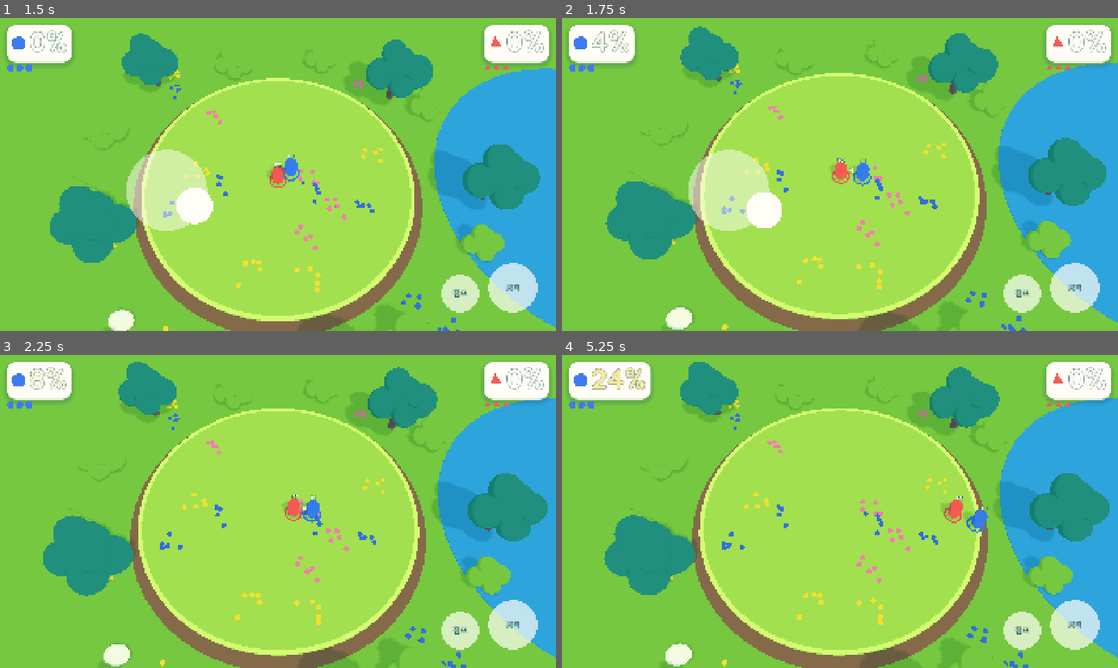
Above: before the commit, frames 1-4 (two rows, left to right).
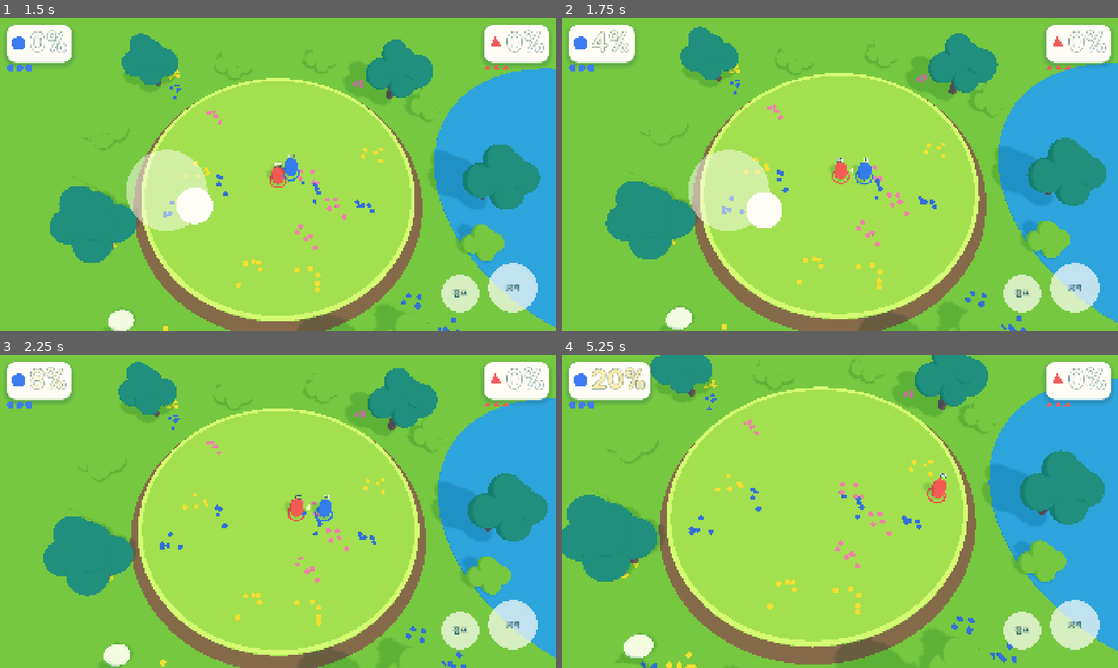
Above: after the commit, the same moments.

Repository: UICHEOL-HWANG/TheBrawlGuys
Game: Godot game, scene res://src/main/main.tscn
Same seed, same stepped clock (60 frames per second), same inputs: the game is played once before the commit and once after it.
Inputs (mouse positions are in pixels of both pictures, inside the frame that each line leads up to):
- Up to frame 1 (1.5 s): tap Enter (ui_accept) at 0.5 s; move the mouse to (400, 158) at 0.52 s; hold D (p1_right) 0.53-1.25 s; tap Space (p1_jump) at 0.6, 0.77, 1.07 s; click (400, 158) at 0.67 s; drag from (166, 190) to (250, 237) at 1.27 s
- Up to frame 2 (1.75 s): no input
- Up to frame 3 (2.25 s): move the mouse to (333, 442) at 2.02 s; hold D (p1_right) from 2.03 s (still down); tap L (p1_guard) at 2.1 s
- Up to frame 4 (5.25 s): tap Space (p1_jump) at 2.3, 3.77, 3.8, 4.07 s; release D (p1_right) at 2.75 s; drag from (812, 574) to (673, 464) at 2.77 s; move the mouse to (1006, 558) at 3.52 s; hold A (p1_left) 3.53-4.25 s; tap J (p1_light) at 3.6 s; drag from (673, 464) to (756, 433) at 4.27 s; move the mouse to (867, 511) at 5.02 s; hold S (p1_down) from 5.03 s (still down); tap Alt at 5.1 s; click (867, 511) at 5.17 s

Frame 1 is identical in both runs. In frame 2, 0.6% of the frame differs, in the area x 7-100%, y 4-99%; in frame 3, 0.9%; in frame 4, 29%, in the area x 0-100%, y 0-100%.

Commit message:
feat: tune knockback for ring-outs and add sim/latency measurements
global_knockback_mul raised to 1.7 so a 100% light hit from mid-arena rings out;
replay golden hash regenerated (2040644093 -> 2573264149) because the default config changed.

Co-Authored-By: Claude Sonnet 5.5 <noreply@anthropic.com>

Diff:
--- /dev/null
+++ b/scripts/bench_sim.gd
@@ -0,0 +1,30 @@
+extends SceneTree
+## Sim cost per tick for a 4-fighter bot match (PRD-NFR-02: <= 2 ms/tick on target mobile).
+## Run: godot --headless --path . -s res://scripts/bench_sim.gd
+
+const PLAYERS := 4
+const TICKS := 600
+const SEED := 3
+
+
+func _init() -> void:
+	var config := GameConfig.new()
+	var world := World.new(config, SEED, PLAYERS)
+	var bots: Array[BotController] = []
+	for i: int in PLAYERS:
+		bots.append(BotController.new(i, config))
+	var total := 0
+	var worst := 0
+	for t: int in TICKS:
+		var view := world.state_view()
+		var inputs: Array[InputFrame] = []
+		for b: BotController in bots:
+			inputs.append(b.sample(view))
+		var started := Time.get_ticks_usec()
+		world.tick(inputs)
+		var cost := Time.get_ticks_usec() - started
+		total += cost
+		worst = maxi(worst, cost)
+	print("bench_sim: %d fighters, %d ticks, avg %.1f us/tick, worst %d us/tick" % [
+		PLAYERS, TICKS, float(total) / TICKS, worst])
+	quit(0)
--- /dev/null
+++ b/scripts/measure_input_latency.gd
@@ -0,0 +1,40 @@
+extends SceneTree
+## Frames from a jump key press to the local fighter leaving the ground, counting the frame that
+## draws it (PRD-NFR-03: <= 3). Run windowed so frame timing matches real play:
+##   godot --path . -s res://scripts/measure_input_latency.gd
+
+const MAIN_SCENE := "res://src/main/main.tscn"
+const WARMUP_FRAMES := 30
+const GIVE_UP_FRAMES := 30
+const LIFT := 0.01
+const BUDGET := 3
+
+var _main: Node
+var _frame: int = 0
+var _pressed_at: int = -1
+
+
+func _init() -> void:
+	_main = (load(MAIN_SCENE) as PackedScene).instantiate()
+	root.add_child(_main)
+	process_frame.connect(_on_frame)
+
+
+func _on_frame() -> void:
+	_frame += 1
+	if _frame == WARMUP_FRAMES:
+		Input.action_press("p1_jump")
+		_pressed_at = _frame
+		return
+	if _pressed_at < 0:
+		return
+	if _frame == _pressed_at + 1:
+		Input.action_release("p1_jump")
+	var w: World = _main.call("get_world")
+	if w.fighters[0].pos.y > LIFT:
+		var frames := _frame - _pressed_at + 1
+		print("measure_input_latency: %d frames (budget %d)" % [frames, BUDGET])
+		quit(0 if frames <= BUDGET else 1)
+	elif _frame - _pressed_at > GIVE_UP_FRAMES:
+		push_error("measure_input_latency: fighter never left the ground")
+		quit(1)
--- /dev/null
+++ b/scripts/tune_knockback.gd
@@ -0,0 +1,35 @@
+extends SceneTree
+## Finds the smallest global_knockback_mul for which FeelScenario rings out at 100%, and checks
+## the same value keeps a 0% hit on stage. Prints a recommended default with a safety margin.
+## Run: godot --headless --path . -s res://scripts/tune_knockback.gd
+
+const LOW := 0.5
+const HIGH := 10.0
+const ITERATIONS := 20
+const SAFETY := 1.15
+const ROUND_TO := 0.05
+
+
+func _init() -> void:
+	var lo := LOW
+	var hi := HIGH
+	if not _rings(hi, 100.0):
+		push_error("tune_knockback: even %.2f does not ring out at 100%%" % hi)
+		quit(1)
+		return
+	for i: int in ITERATIONS:
+		var mid := (lo + hi) * 0.5
+		if _rings(mid, 100.0):
+			hi = mid
+		else:
+			lo = mid
+	var recommended := snappedf(hi * SAFETY, ROUND_TO)
+	print("tune_knockback: minimum %.3f, recommended %.2f" % [hi, recommended])
+	print("tune_knockback: 0%% stays on stage at recommended: %s" % str(not _rings(recommended, 0.0)))
+	quit(0)
+
+
+func _rings(mul: float, damage: float) -> bool:
+	var c := GameConfig.new()
+	c.global_knockback_mul = mul
+	return FeelScenario.rings_out(c, damage)
--- a/src/config/game_config.gd
+++ b/src/config/game_config.gd
@@ -32,7 +32,7 @@
 @export_range(2.0, 40.0, 0.5) var blast_margin: float = 12.0
 
 @export_group("Knockback")
-@export_range(0.0, 10.0, 0.01) var global_knockback_mul: float = 1.0
+@export_range(0.0, 10.0, 0.01) var global_knockback_mul: float = 1.7
 @export_range(0.0, 0.2, 0.001) var hitstun_factor: float = 0.04
 @export_range(0.0, 0.3, 0.005) var hitstop_light: float = 0.06
 @export_range(0.0, 0.3, 0.005) var hitstop_heavy: float = 0.1
--- /dev/null
+++ b/src/debug/feel_scenario.gd
@@ -0,0 +1,28 @@
+class_name FeelScenario
+extends RefCounted
+## The Phase 1 feel check (PRD §1.1 "과장된 넉백"): a target standing halfway between the
+## arena center and edge takes one light attack at the given damage %. Shared by the
+## regression test and scripts/tune_knockback.gd so both measure the same thing.
+
+const TARGET_DISTANCE_RATIO := 0.5
+const MAX_TICKS := 600
+const ATTACKER_GAP := 1.0
+
+
+static func rings_out(config: GameConfig, damage: float) -> bool:
+	var w := World.new(config, 1)
+	var target := w.fighters[1]
+	target.pos = Vector3(config.arena_radius * TARGET_DISTANCE_RATIO, 0, 0)
+	target.damage = damage
+	var attacker := w.fighters[0]
+	attacker.pos = target.pos - Vector3(ATTACKER_GAP, 0, 0)
+	attacker.facing = Vector3(1, 0, 0)
+	var swing: Array[InputFrame] = [InputFrame.make(0, 0, false, true), InputFrame.neutral()]
+	w.tick(swing)
+	var idle: Array[InputFrame] = [InputFrame.neutral(), InputFrame.neutral()]
+	for i: int in MAX_TICKS:
+		w.tick(idle)
+		for e: Dictionary in w.state_view()["events"]:
+			if e["type"] == "ringout" and int(e["id"]) == 1:
+				return true
+	return false
--- /dev/null
+++ b/src/debug/ringout_demo.gd
@@ -0,0 +1,24 @@
+extends "res://src/main/main.gd"
+## Phase 1 evidence scene: the bot stands at 100% halfway to the edge and the player lands one
+## light attack at tick 60. Used for the ring-out video and key frames (PHASES Phase 1).
+
+const DEMO_DAMAGE := 100.0
+const SWING_TICK := 60
+
+
+func _start_match() -> void:
+	super._start_match()
+	var w := get_world()
+	var target := w.fighters[BOT_PLAYER]
+	target.pos = Vector3(w.config.arena_radius * FeelScenario.TARGET_DISTANCE_RATIO, 0, 0)
+	target.damage = DEMO_DAMAGE
+	target.facing = Vector3(-1, 0, 0)
+	var attacker := w.fighters[LOCAL_PLAYER]
+	attacker.pos = target.pos - Vector3(FeelScenario.ATTACKER_GAP, 0, 0)
+	attacker.facing = Vector3(1, 0, 0)
+
+
+func _gather_inputs() -> Array[InputFrame]:
+	var swing := get_world().tick_count == SWING_TICK
+	var inputs: Array[InputFrame] = [InputFrame.make(0, 0, false, swing), InputFrame.neutral()]
+	return inputs
--- /dev/null
+++ b/src/debug/ringout_demo.tscn
@@ -0,0 +1,6 @@
+[gd_scene load_steps=2 format=3]
+
+[ext_resource type="Script" path="res://src/debug/ringout_demo.gd" id="1"]
+
+[node name="RingoutDemo" type="Node"]
+script = ExtResource("1")
--- a/tests/replay/test_replay.gd
+++ b/tests/replay/test_replay.gd
@@ -7,7 +7,7 @@
 const SEED := 7
 const TICKS := 600
 const HALF := 300
-const GOLDEN_HASH := 2040644093
+const GOLDEN_HASH := 2573264149
 
 
 static func _script_input(player: int, t: int) -> InputFrame:
--- a/tests/unit/test_combat.gd
+++ b/tests/unit/test_combat.gd
@@ -22,6 +22,7 @@
 
 func test_knockback_formula_at_0_50_150_percent() -> void:
 	var c := GameConfig.new()
+	c.global_knockback_mul = 1.0  # formula check is independent of the tuned default
 	var a := AttackData.light_from(c)
 	assert_almost_eq(Combat.knockback(a, 0.0, c), 3.0, 0.0001)
 	assert_almost_eq(Combat.knockback(a, 50.0, c), 5.5, 0.0001)
--- a/tests/unit/test_game_config.gd
+++ b/tests/unit/test_game_config.gd
@@ -29,7 +29,7 @@
 
 
 func test_global_knockback_default() -> void:
-	assert_eq(GameConfig.new().global_knockback_mul, 1.0)
+	assert_eq(GameConfig.new().global_knockback_mul, 1.7)
 
 
 func test_phase1_defaults_match_prd() -> void:
--- /dev/null
+++ b/tests/unit/test_ringout_feel.gd
@@ -0,0 +1,10 @@
+extends GutTest
+
+
+func test_strong_hit_at_100_percent_rings_out() -> void:
+	assert_true(FeelScenario.rings_out(GameConfig.new(), 100.0),
+			"PHASES Phase 1: at 100%+ one light attack must send the target out")
+
+
+func test_same_hit_at_0_percent_stays_on_stage() -> void:
+	assert_false(FeelScenario.rings_out(GameConfig.new(), 0.0), "knockback must scale with damage")
Binary file added: dev/active/phase-1/evidence/ringout-100.png
Binary file added: dev/active/phase-1/evidence/ringout-145.png
Binary file added: dev/active/phase-1/evidence/ringout-58.png
Binary file added: dev/active/phase-1/evidence/ringout-70.png
Not shown, added: scripts/bench_sim.gd.uid
Not shown, added: scripts/measure_input_latency.gd.uid
Not shown, added: scripts/tune_knockback.gd.uid
Not shown, added: src/debug/feel_scenario.gd.uid
Not shown, added: src/debug/ringout_demo.gd.uid
Not shown, added: tests/unit/test_ringout_feel.gd.uid
Not shown, changed: .gitignore
Not shown, added: dev/active/phase-1/evidence/measurements.md
(and 1 more such lines)
